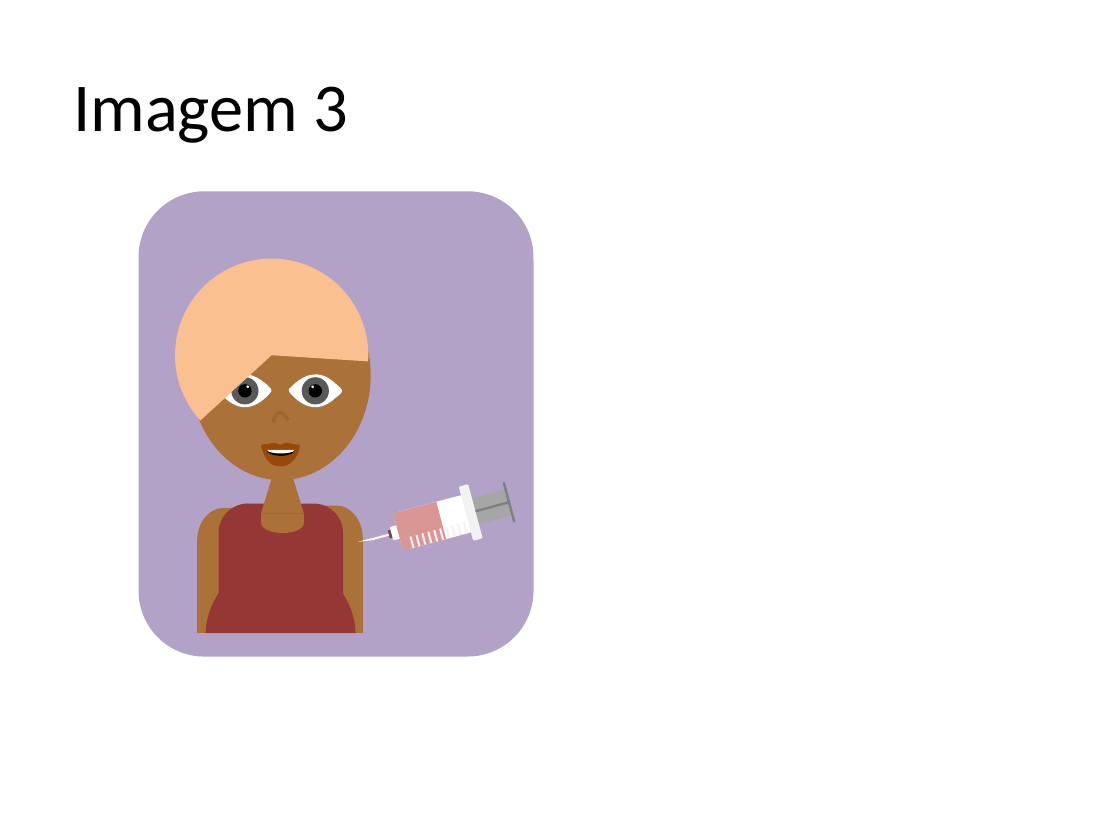
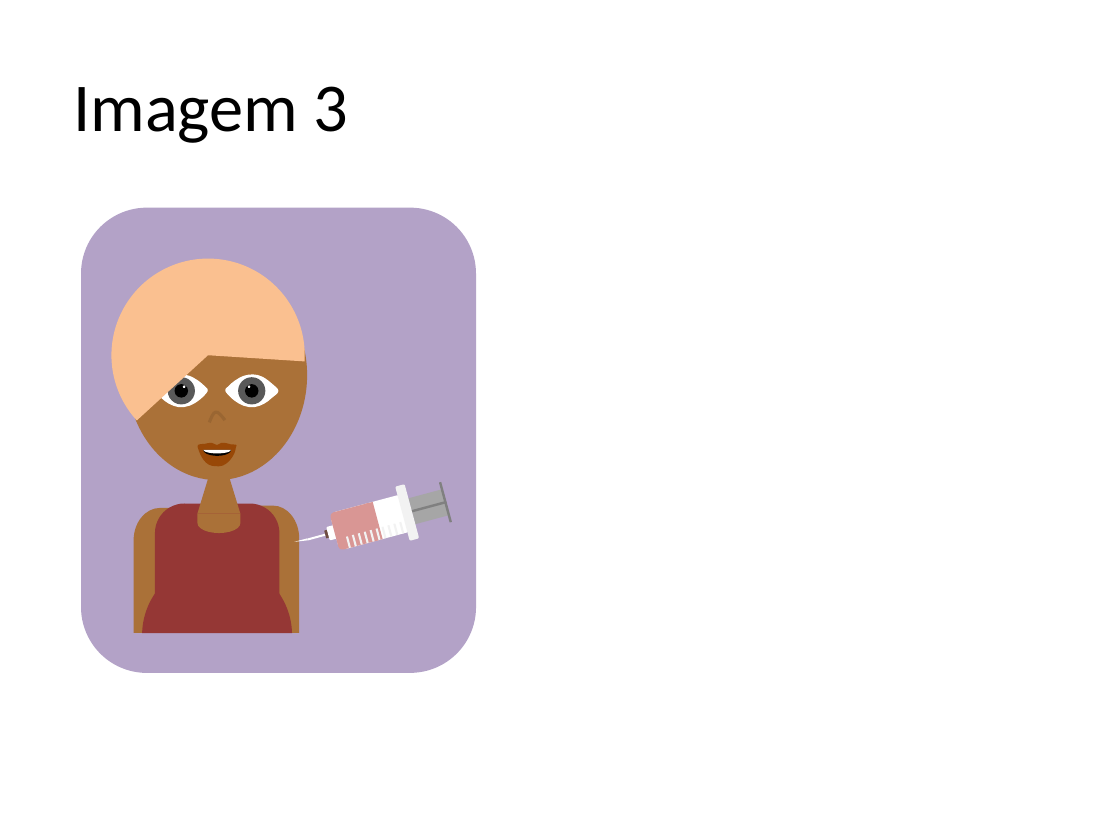
Before and after one commit to gustavogitzel/Discussex, a slide deck: slide 4 of Rascunhos/Imagens/Gravidez.pptx. Drawn at 1120x840 pixels with LibreOffice and Linux fonts; fonts in the diff are those of the drawing. Boxes give left, top, right and bottom in pixels: in the first picture for what was removed or moved away, otherwise in the second. Text is boxed around its words. In the diff, an @@ line names an element or a change of style, - is before the commit and + after.

```diff
--- a/Rascunhos/Imagens/Gravidez.pptx
+++ b/Rascunhos/Imagens/Gravidez.pptx
@@ rounded rectangle: place and size @@
-rounded rectangle at [139,192,534,656]
+rounded rectangle at [81,207,476,672]
@@ ellipse: place and size @@
-ellipse at [301,377,328,404]
+ellipse at [239,377,265,404]
@@ rounded rectangle: place and size @@
-rounded rectangle at [444,527,449,539]
+rounded rectangle at [382,527,387,539]
@@ 17 rounded rectangles, 7 freeform shapes, 6 ellipses, 3 pie slice (boxed as its full ellipse)s, 2 rectangles, 1 flow chart delay, 1 round same rect, 1 trapezoid, 1 right triangle: place and size @@
-17 rounded rectangles, 7 freeform shapes, 6 ellipses, 3 pie slice (boxed as its full ellipse)s, 2 rectangles, 1 flow chart delay, 1 round same rect, 1 trapezoid, 1 right triangle at [175,259,515,634]
+17 rounded rectangles, 7 freeform shapes, 6 ellipses, 3 pie slice (boxed as its full ellipse)s, 2 rectangles, 1 flow chart delay, 1 round same rect, 1 trapezoid, 1 right triangle at [111,259,452,634]
```
Also in this commit, not shown: 4 other slides changed, 1 slide added, 18 other files.
